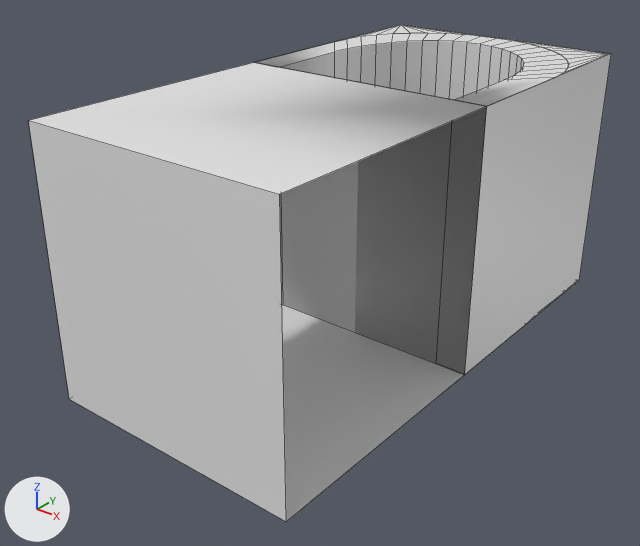
The FBX model Assets/3D/Tiles/bridge 0.0.fbx: old version first, new version second.
Before and after are seen from a camera (50 mm lens) standing at (3.63, -3.98, 2.5) and looking at (-0.1, 0.68, -0.38). Every picture has the same lights, and +X, +Y and +Z are marked at lower left. Mesh edges are drawn as thin lines. Vertices at the same position are counted once.

The older version as bpy lines, for what is in view:
```python
me_cube = bpy.data.meshes.new('Cube')
me_cube.from_pydata(...)  # 146 vertices, 160 faces; spans x -1.0..1.0, y -1.0..3.0, z -1.0..1.0
me_cube.materials.append(mat_material)  # white #e7e7e7
ob_cube = bpy.data.objects.new('Cube', me_cube)
ob_cube.location = (0.0, 0.0, 0.0)
```
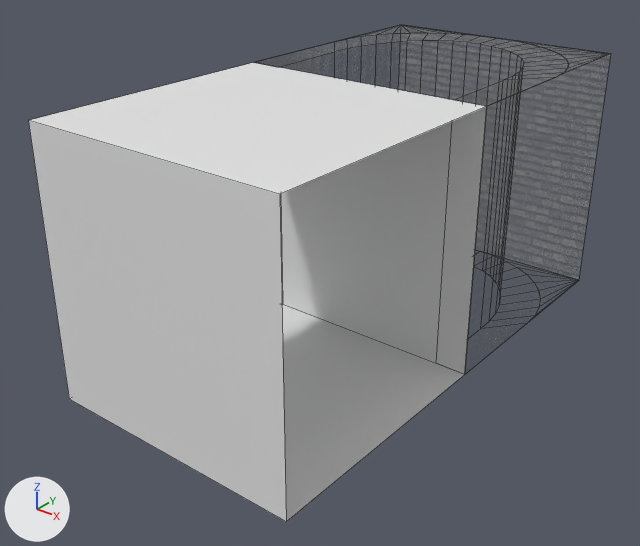
What differs and where, as boxes (x1, y1, x2, y2) in the pictures (640 x 546 px):
'Cube', reshaped (21% narrower, 8% shorter): before (29, 25, 611, 522); after (29, 63, 487, 522)
'Cube.001', added: after (468, 49, 593, 256)
part 1 of me_cube, cut back: before (29, 25, 611, 374); after (29, 63, 487, 194)

The change, as a list of edits to the scene's bpy script:
```text
Add img_bridge_0_0_1__png:
    img_bridge_0_0_1__png = load_image('bridge 0.0(1).png', '../../Graphics/img/Lightmaps/bridge 0.0(1).png', 1000, 667, 'Non-Color')
Add mat_default_obj:
    mat_default_obj = principled_material('Default OBJ')
    mat_default_obj.base_color = (0.8, 0.8, 0.8)  # white #e7e7e7
Add mat_material_017:
    mat_material_017 = bpy.data.materials.new('Material.017')
    # uses the picture img_bridge_0_0_1__png
Change me_cube:
    used by ob_cube; location = (0.0, 0.0, 0.0)
    remove me_cube.from_pydata(...)  # 146 vertices, 160 faces; spans x -1.0..1.0, y -1.0..3.0, z -1.0..1.0
    remove me_cube.materials.append(mat_material)  # white #e7e7e7
    add me_cube.from_pydata(...)  # 8 vertices, 4 faces; spans x -1.0..1.0, y -1.0..1.0, z -1.0..1.0
    me_cube part 1
    138 vertices are removed from x -1.0..1.0, y 1.0..3.0, z -1.0..1.0
    157 faces are deleted
    1 new face joins them
    add me_cube.materials.append(mat_default_obj)  # white #e7e7e7
Add me_cube_007:
    me_cube_007.from_pydata(...)  # 142 vertices, 156 faces; spans x -1.0..1.0, y 1.0..3.0, z -1.0..1.0
    me_cube_007.materials.append(mat_material_017)
Add ob_cube_001:
    ob_cube_001 = bpy.data.objects.new('Cube.001', me_cube_007)
    ob_cube_001.location = (0.0, 0.0, 0.0)
```
